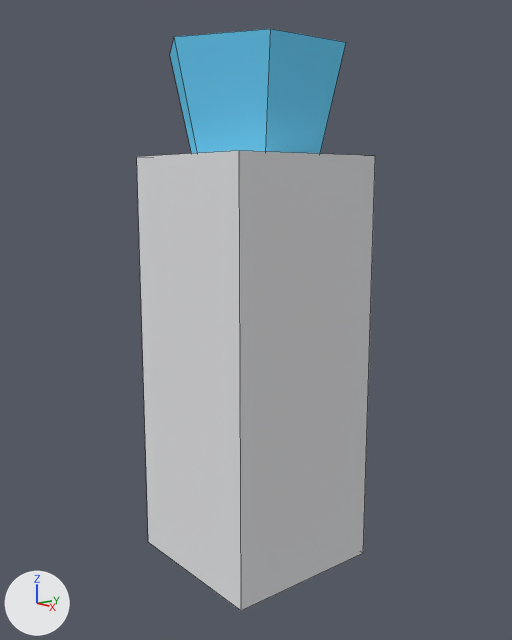
One commit to the Blender file models/vtower.blend: the scene before it, then after it.
Before and after are seen from a 50 mm lens placed at (3.335, -2.707, 2.337), pointed at (0.012, 0.005, 1.518). Every picture has the same lights, and +X, +Y and +Z are marked at lower left. Mesh edges are drawn as thin lines.

Names of what the first picture shows: 'tower'.
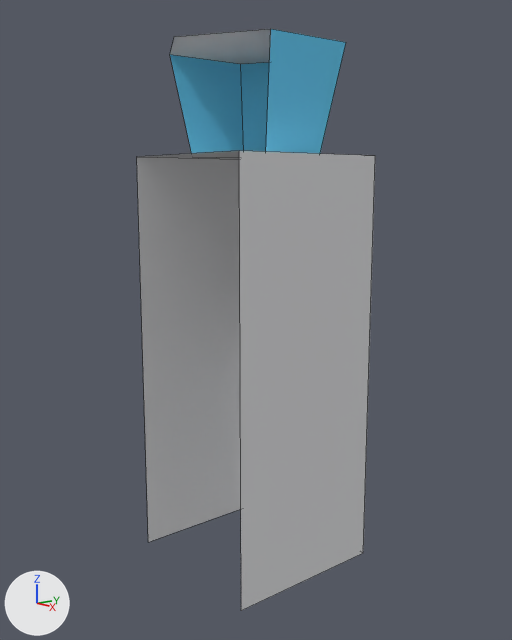
Boxes (x1, y1, x2, y2) around the edits, measured in the pictures (512 x 640 px):
part 1 of me_cube, cut back: before (137, 29, 346, 610); after (170, 29, 346, 154)

Diff of the bpy script that builds the scene:
```diff
--- a/models/vtower.blend.py
+++ b/models/vtower.blend.py
@@ me_cube @@
 me_cube.from_pydata(...)  # 20 vertices, 13 faces; spans x -0.5..0.5, y -0.54..0.54, z 0.0..3.1
 # used by ob_tower; location = (0.0, 0.0, 0.0)
 # verts and faces of me_cube; kept vertices keep their numbers, new ones are numbered from 20
 # before: 0 (0.0, 0.4, 2.5), 1 (-0.35, 0.2, 2.5), 2 (-0.35, -0.2, 2.5), 3 (0.0, -0.4, 2.5), 4 (0.35, -0.2, 2.5)
 # before: 5 (0.35, 0.2, 2.5), 6 (0.0, 0.54, 3.1), 7 (-0.47, 0.27, 3.1), 8 (-0.47, -0.27, 3.1) at pixel (169, 54), 9 (0.0, -0.54, 3.1) at pixel (174, 36)
 # before: 10 (0.47, -0.27, 3.1) at pixel (270, 28), 11 (0.47, 0.27, 3.1) at pixel (346, 42), 12 (0.5, 0.5, 0.0) at pixel (363, 553), 13 (0.5, -0.5, 0.0) at pixel (241, 610), 14 (-0.5, -0.5, 0.0) at pixel (148, 542)
 # before: 15 (-0.5, 0.5, 0.0), 17 (0.5, -0.5, 2.5) at pixel (239, 150), 18 (-0.5, -0.5, 2.5) at pixel (136, 156)
+# me_cube part 1
+delete_vertices([3])  # with the faces that use them
+delete_faces([(4, 10, 11, 5), (0, 6, 7, 1), (0, 5, 11, 6), (1, 7, 8, 2), (6, 11, 10, 9, 8, 7), (12, 13, 14, 15)])
+delete_faces([(13, 17, 18, 14)])
+faces += [(4, 5, 11, 10), (0, 1, 7, 6), (0, 6, 11, 5), (1, 2, 8, 7)]  # mat_glass (cyan #70d7ff)
+faces += [(6, 7, 8, 9, 10, 11)]  # mat_concrete (white #e2e3e5)
 me_cube.materials.append(mat_glass)
```
